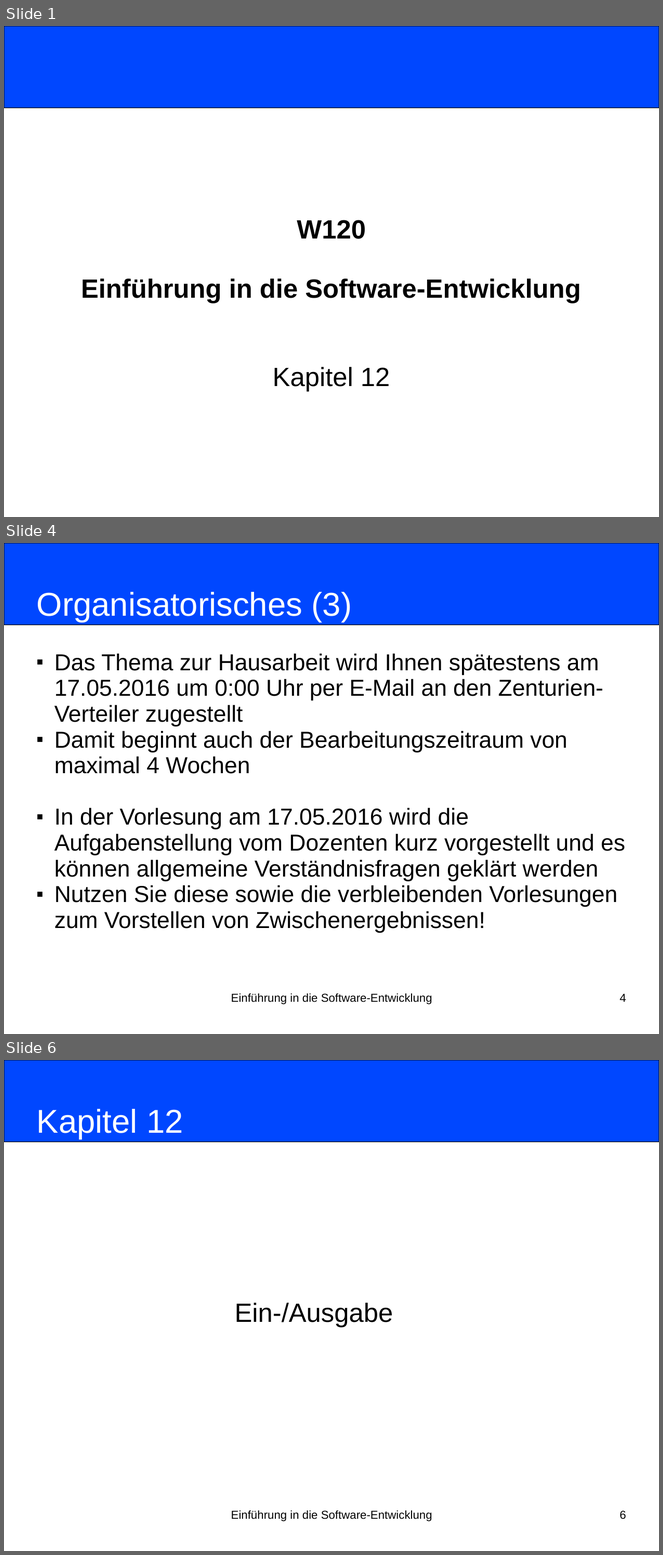
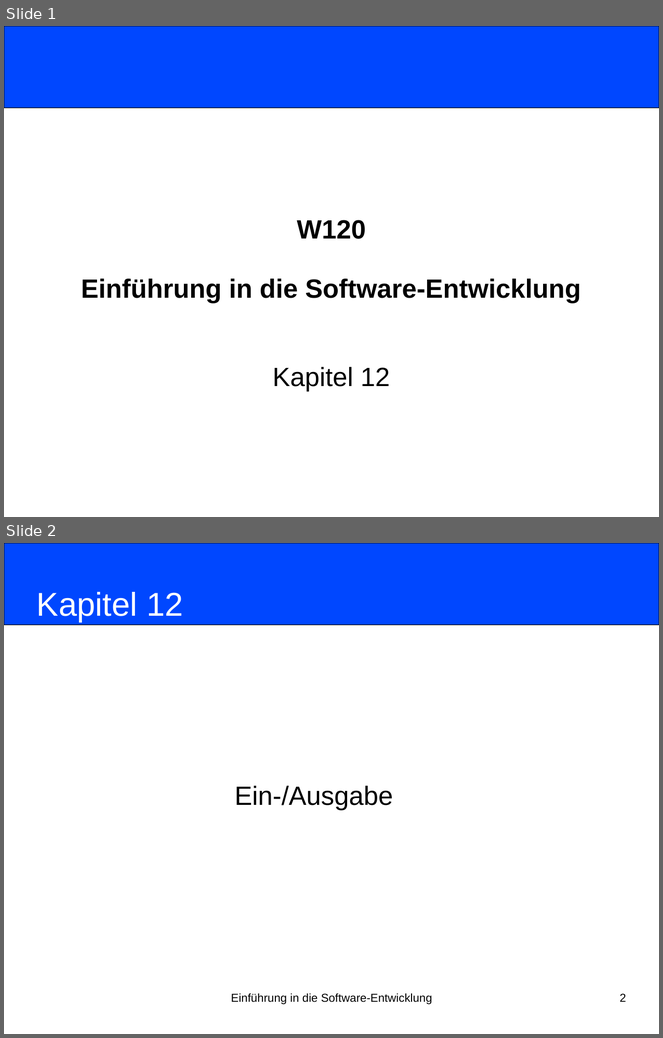
Before and after one commit to nordakademie-einfuehrung-java/vorlesungsskript, a slide deck: folien/Semester_04_Termin_04_Kapitel12.pptx. Shown one above the other, each under a label of ours: slides 1, 4 and 6 before the commit, slides 1 and 2 after it; the slides between them are not shown. The pictures are 663x1555 and 663x1038 pixels, drawn with LibreOffice and Linux fonts; fonts in the diff are those of the drawing. Boxes give left, top, right and bottom in pixels: in the first picture for what was removed or moved away, otherwise in the second. Text is boxed around its words. In the diff, an @@ line names an element or a change of style, - is before the commit and + after.

```diff
--- a/folien/Semester_04_Termin_04_Kapitel12.pptx
+++ b/folien/Semester_04_Termin_04_Kapitel12.pptx
@@ slide 4 removed at [4,543,659,1034], background #FFFFFF @@
@@ rounded rectangle removed at [4,543,659,625] @@
@@ title removed at [37,592,352,622] @@
-Organisatorisches (3)
@@ subtitle removed at [54,653,625,933] @@
-■ Das Thema zur Hausarbeit wird Ihnen spätestens am 17.05.2016 um 0:00 Uhr per E-Mail an den Zenturien-Verteiler zugestellt
-■ Damit beginnt auch der Bearbeitungszeitraum von maximal 4 Wochen
-■ In der Vorlesung am 17.05.2016 wird die Aufgabenstellung vom Dozenten kurz vorgestellt und es können allgemeine Verständnisfragen geklärt werden
-■ Nutzen Sie diese sowie die verbleibenden Vorlesungen zum Vorstellen von Zwischenergebnissen!
@@ text removed at [231,994,432,1005] @@
-Einführung in die Software-Entwicklung
@@ page number removed at [620,994,626,1002] @@
-4
@@ what was slide 6 is now slide 2 @@
@@ page number at [620,994,626,1002]: text changed @@
-6
+2
```
Also in this commit, not shown: 3 other slides removed, 3 other files.
